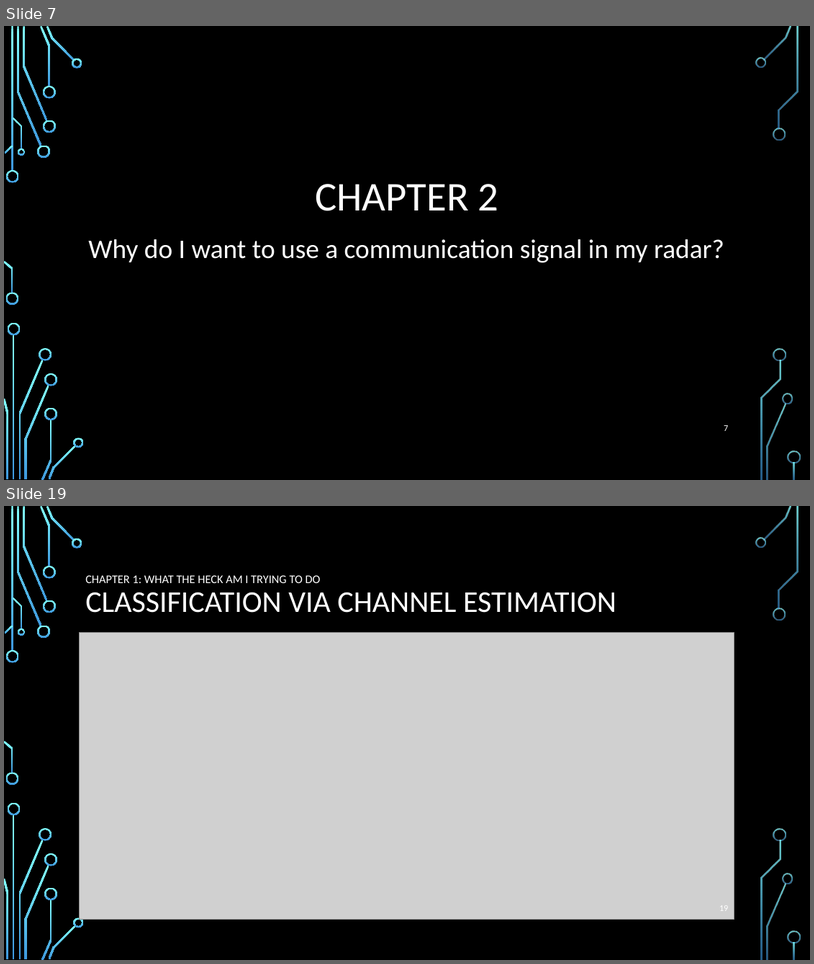
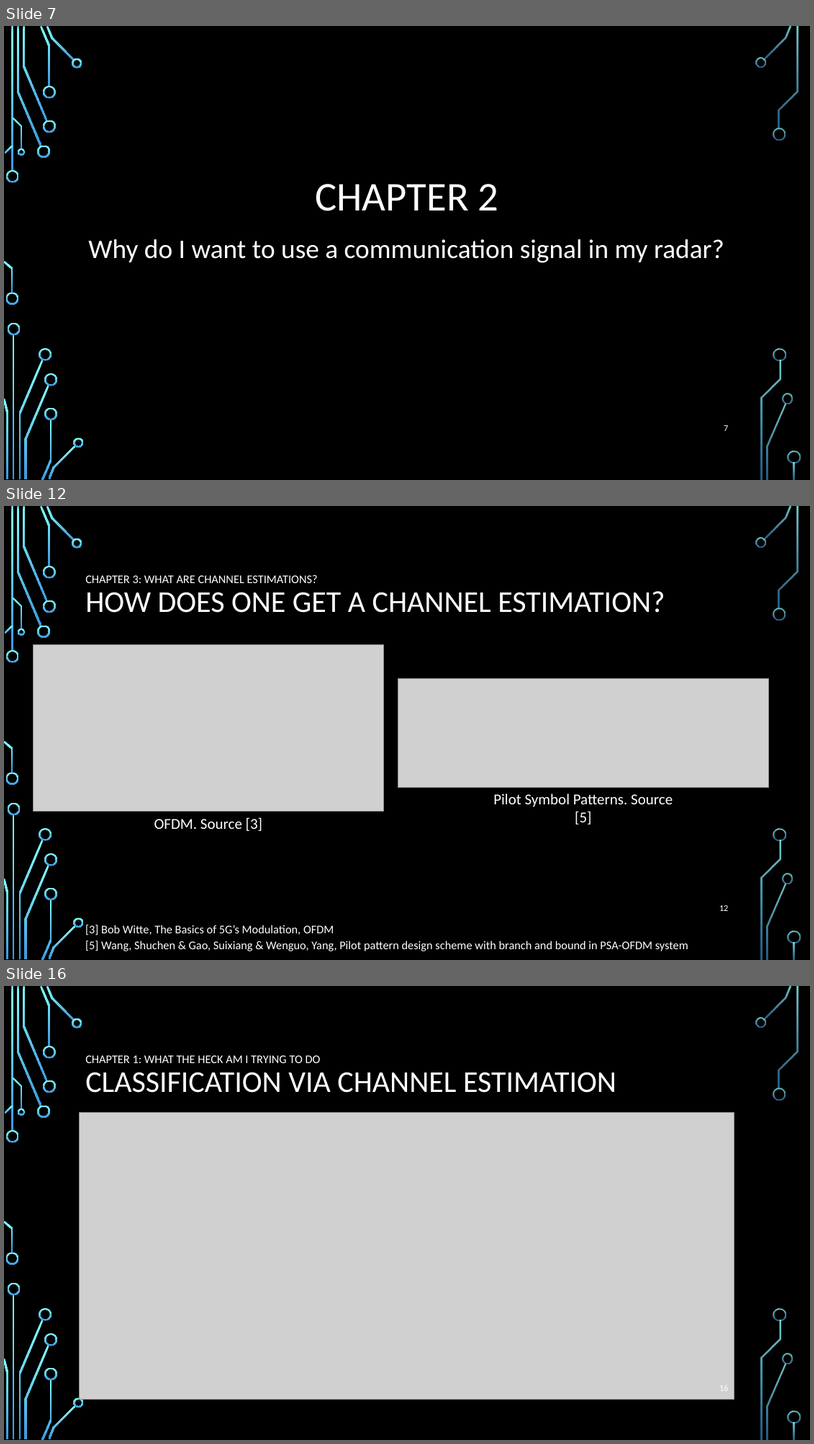
Before and after one commit to roryschram/masters, a slide deck: presentations/SARIG/sarig_rory_schram.pptx. Shown one above the other, each under a label of ours: slides 7 and 19 before the commit, slides 7, 12 and 16 after it; the slides between them are not shown. The pictures are 814x964 and 814x1444 pixels, drawn with LibreOffice and Linux fonts; fonts in the diff are those of the drawing; grey boxes stand for pictures; background and template pictures are left out. Boxes give left, top, right and bottom in pixels: in the first picture for what was removed or moved away, otherwise in the second. Text is boxed around its words. In the diff, an @@ line names an element or a change of style, - is before the commit and + after.

```diff
--- a/presentations/SARIG/sarig_rory_schram.pptx
+++ b/presentations/SARIG/sarig_rory_schram.pptx
@@ slide 12 added at box(4, 506, 810, 960), background picture (left out); not listed: 36 template elements that a slide beside it also shows @@
@@ title added at box(85, 575, 665, 613), 14 pt, text #FFFFFF @@
+CHAPTER 3: WHAT ARE CHANNEL ESTIMATIONS?
+HOW DOES ONE GET A CHANNEL ESTIMATION?
@@ picture added at box(33, 645, 384, 811) @@
@@ picture added at box(398, 678, 769, 788) @@
@@ text added at box(494, 793, 673, 824), 18 pt, text #FFFFFF @@
+Pilot Symbol Patterns. Source [5]
@@ text added at box(154, 817, 262, 831), 18 pt, text #FFFFFF @@
+OFDM. Source [3]
@@ page number added at box(720, 905, 728, 911), 10.5 pt, text #FFFFFF @@
+12
@@ text added at box(85, 924, 334, 935), 14 pt, text #FFFFFF @@
+[3] Bob Witte, The Basics of 5G’s Modulation, OFDM
@@ text added at box(85, 940, 689, 951), 14 pt, text #FFFFFF @@
+[5] Wang, Shuchen & Gao, Suixiang & Wenguo, Yang, Pilot pattern design scheme with branch and bound in PSA-OFDM system
@@ what was slide 19 is now slide 16 @@
```
Also in this commit, not shown: 5 slides changed, 6 other slides added, 10 slides removed.
